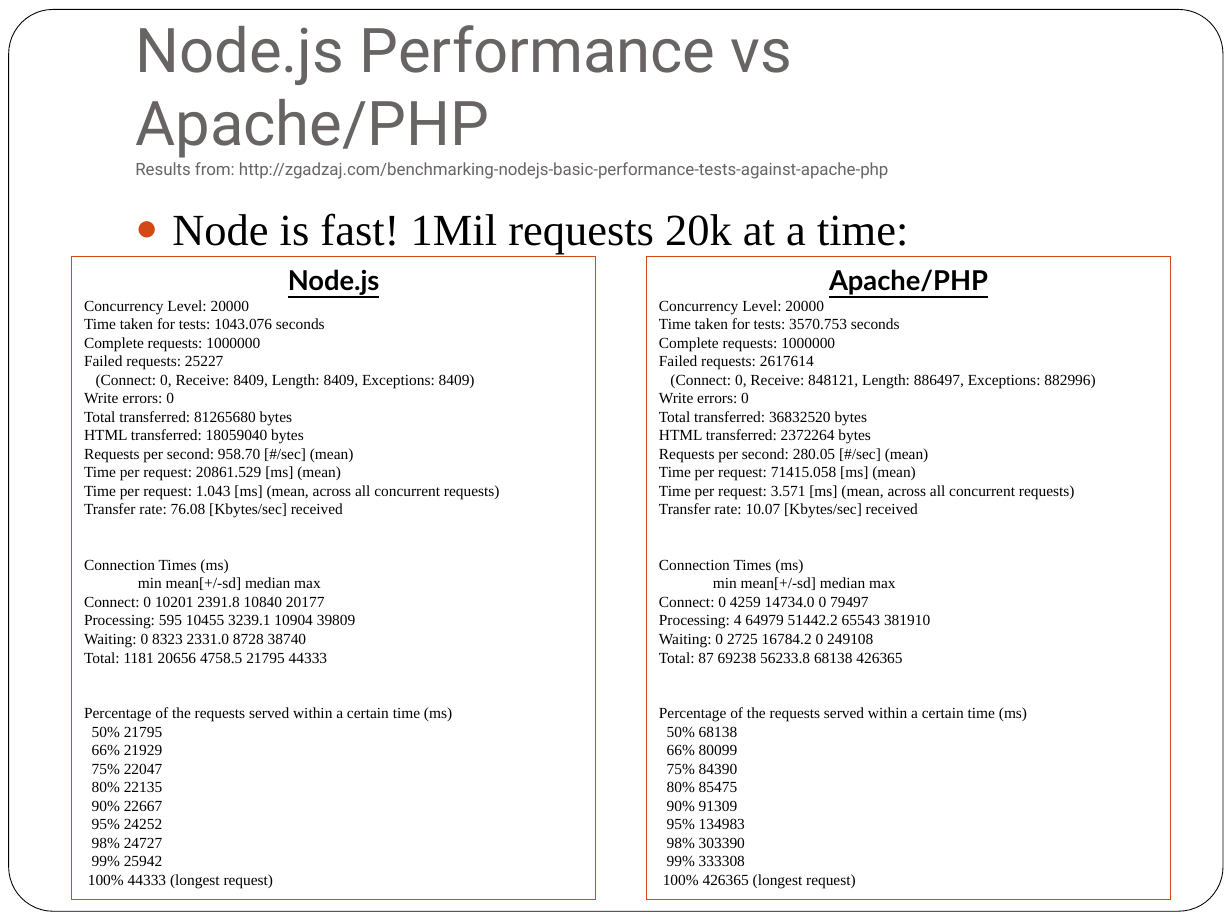
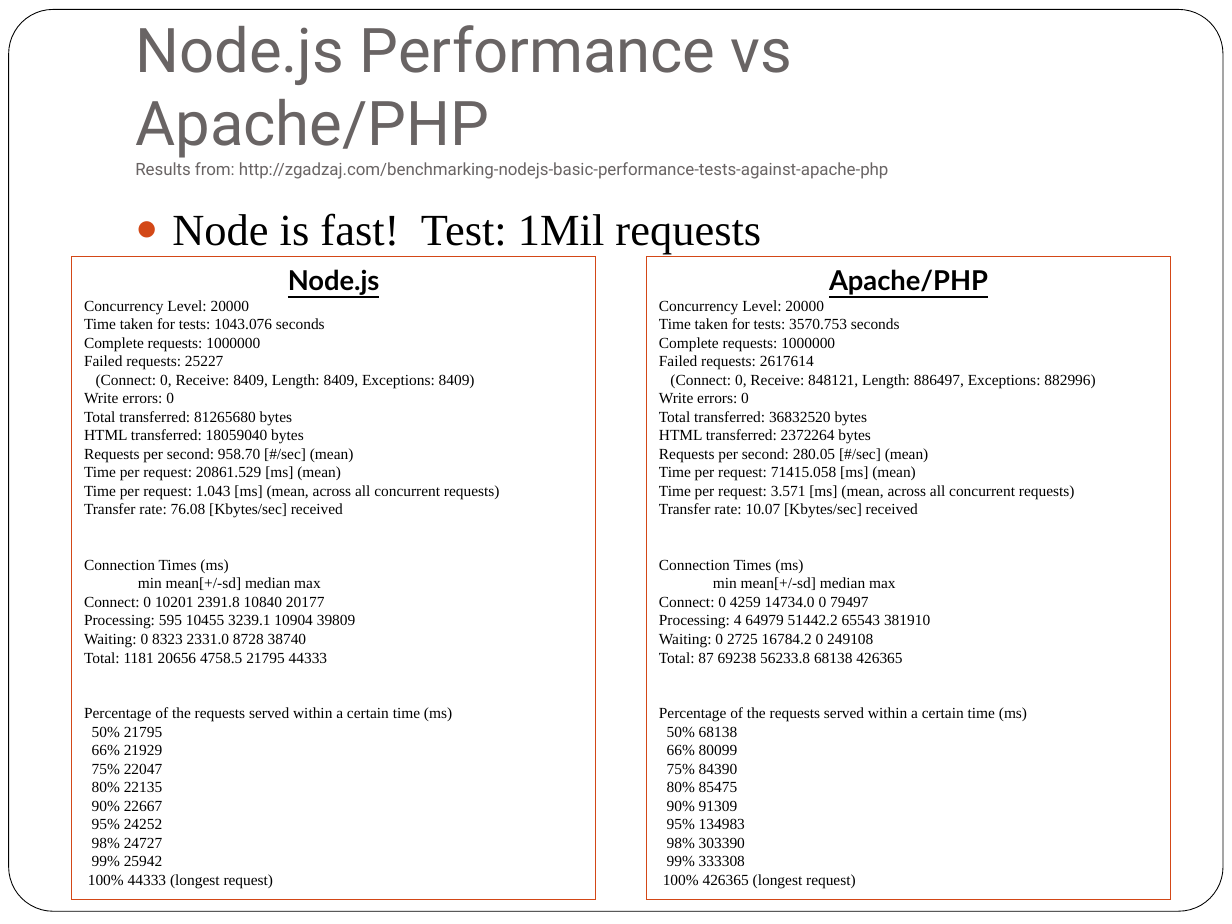
Before and after one commit to ZECTBynmo/SnackBot, a slide deck: slide 8 of SnackBot.pptx (slide 9 before the commit). Drawn at 1232x924 pixels with LibreOffice and Linux fonts; fonts in the diff are those of the drawing. Boxes give left, top, right and bottom in pixels: in the first picture for what was removed or moved away, otherwise in the second. Text is boxed around its words. In the diff, an @@ line names an element or a change of style, - is before the commit and + after.

```diff
--- a/SnackBot.pptx
+++ b/SnackBot.pptx
@@ text at [172,213,761,254]: text changed @@
-● Node is fast! 1Mil requests 20k at a time:
+● Node is fast! Test: 1Mil requests
```
Also in this commit, not shown: 6 other slides changed, 3 slides added, 2 slides removed.
